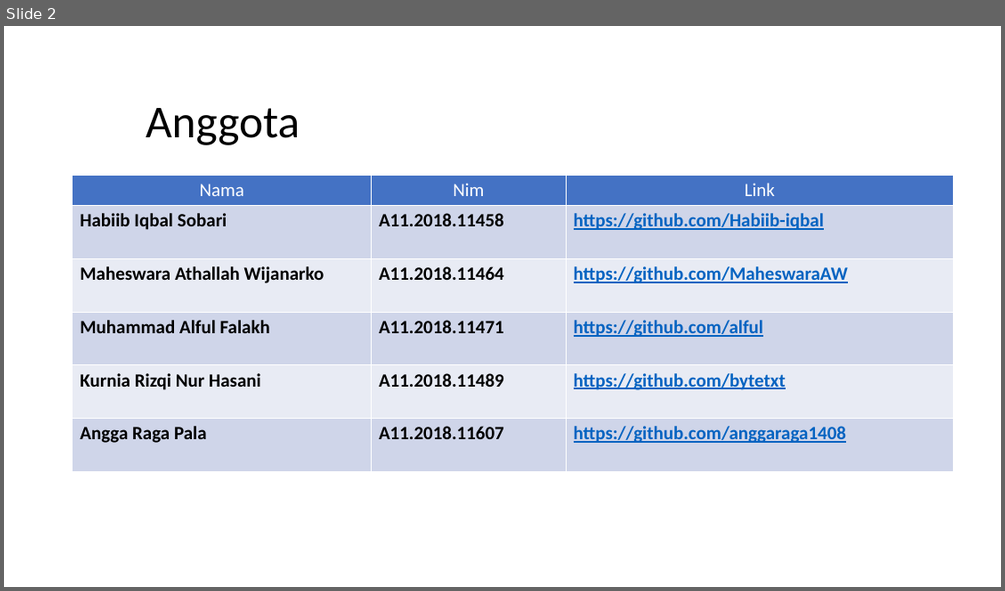
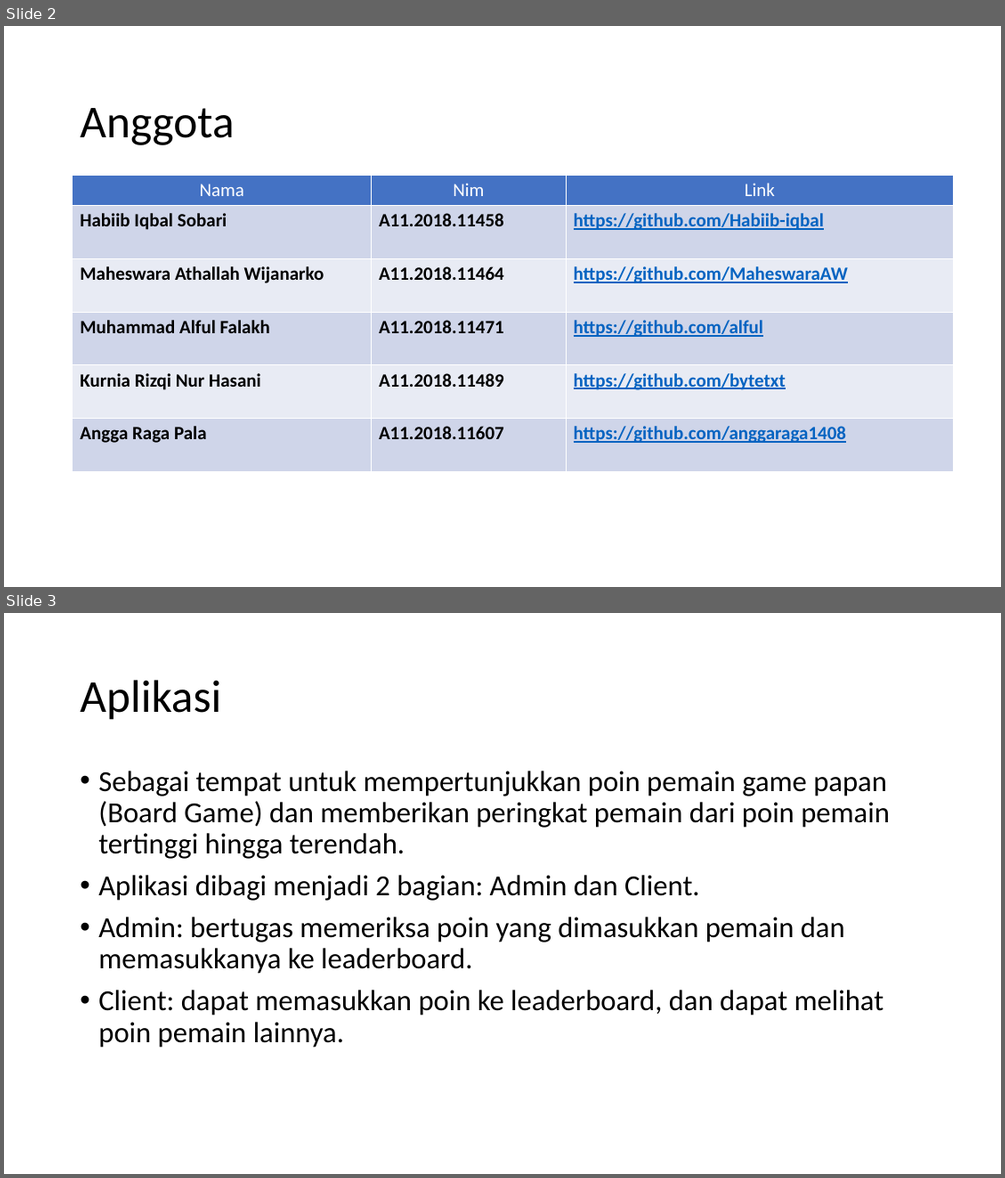
Before and after one commit to MaheswaraAW/-PPL4611, a slide deck: APLIKASI CATALOG BOARD GAMES.pptx. Shown one above the other, each under a label of ours: slide 2 before the commit, slides 2 and 3 after it. The pictures are 1005x591 and 1005x1178 pixels, drawn with LibreOffice and Linux fonts; fonts in the diff are those of the drawing. Boxes give left, top, right and bottom in pixels: in the first picture for what was removed or moved away, otherwise in the second. Text is boxed around its words. In the diff, an @@ line names an element or a change of style, - is before the commit and + after.

```diff
--- a/APLIKASI CATALOG BOARD GAMES.pptx
+++ b/APLIKASI CATALOG BOARD GAMES.pptx
@@ slide 3 added at [4, 613, 1001, 1174], background #FFFFFF @@
@@ title added at [80, 680, 221, 720], 44 pt, text #000000 @@
+Aplikasi
@@ text added at [98, 771, 890, 1047], 28 pt, text #000000 @@
+• Sebagai tempat untuk mempertunjukkan poin pemain game papan (Board Game) dan memberikan peringkat pemain dari poin pemain tertinggi hingga terendah.
+• Aplikasi dibagi menjadi 2 bagian: Admin dan Client.
+• Admin: bertugas memeriksa poin yang dimasukkan pemain dan memasukkanya ke leaderboard.
+• Client: dapat memasukkan poin ke leaderboard, dan dapat melihat poin pemain lainnya.
@@ slide 2 changed as well @@
@@ title "Anggota": place and size @@
-title "Anggota" at [146, 108, 299, 145]
+title "Anggota" at [80, 108, 234, 145]
@@ title "Anggota" at [80, 108, 234, 145]: alignment left to justified @@
```
Also in this commit, not shown: 12 other slides changed.
